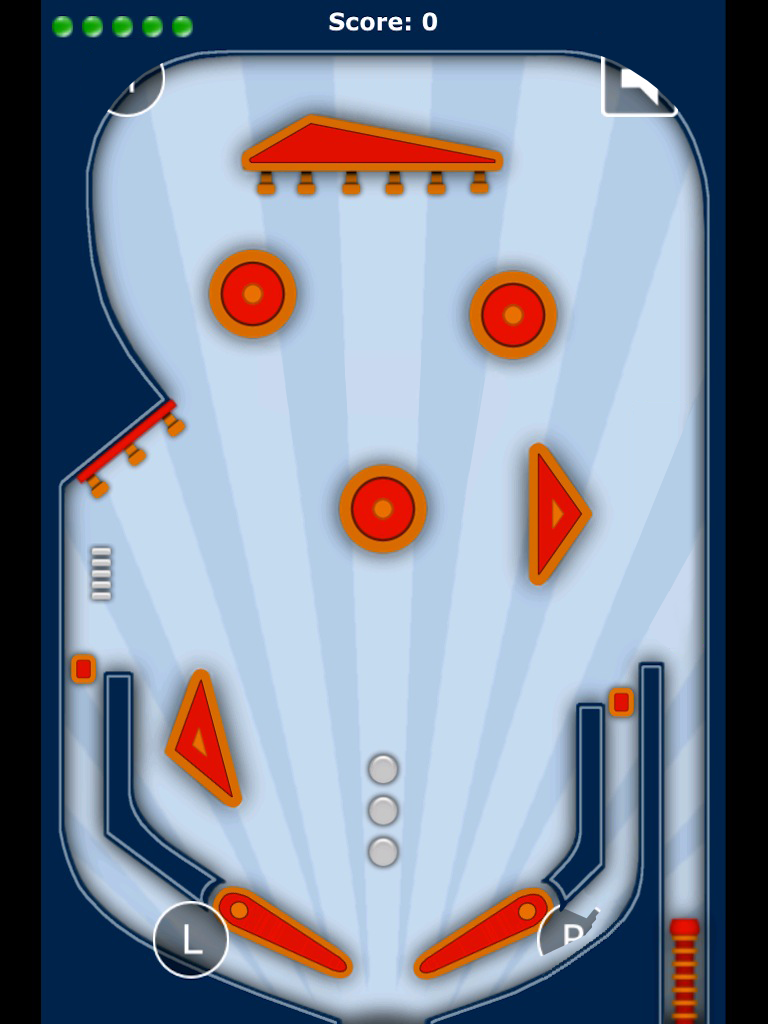
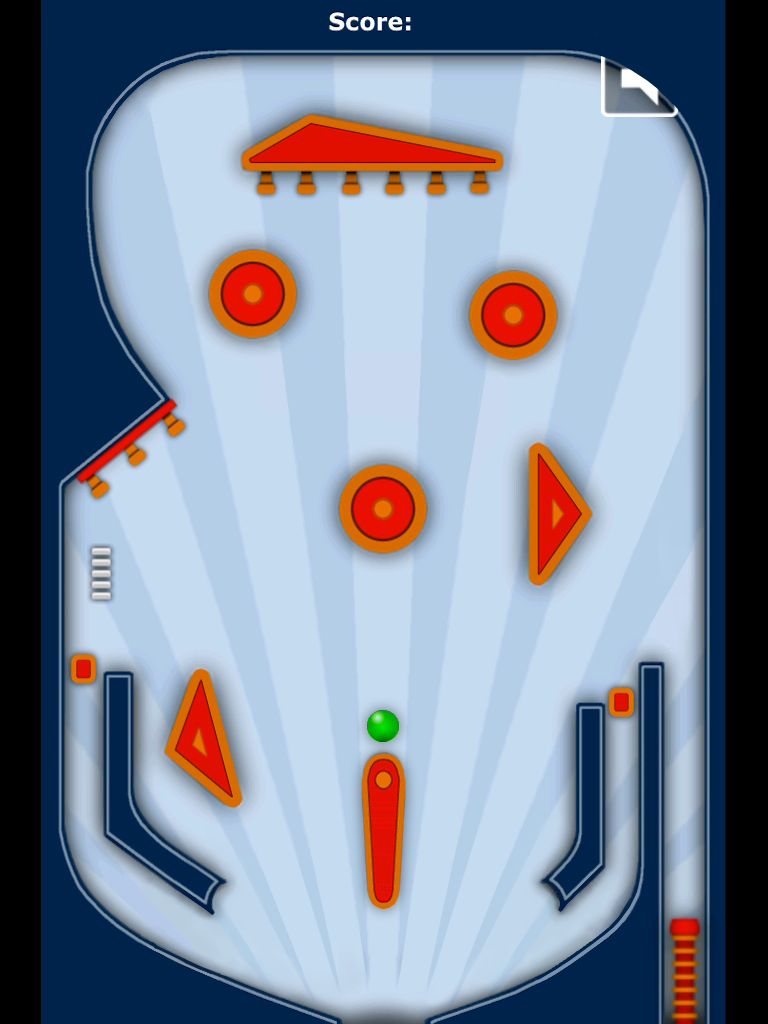
Revision of a layered 768 x 1024 image; what changed, layer by layer:
added layer "FLIPPER" above "BALL" over 350, 739, 418, 922
moved "BALL" above "LIVES", painted on it over 355, 403, 696, 756
added group "GENERAL" with 5 layers above "LEFT" over 100, 54, 696, 997
added layer "Capa 14" in group "GENERAL" over 100, 54, 213, 188
moved "LEFT BACK" into group "GENERAL", painted on it, masked it over 646, 403, 696, 584
added layer "Capa 5" in group "GENERAL" over 530, 875, 641, 984
added group "LEFT" with 8 layers above "RIGHT" over 105, 788, 370, 1024
added layer "Capa 13" in group "LEFT" over 142, 870, 360, 1003
added layer "Capa 10" in group "LEFT" over 136, 938, 221, 992
added layer "Capa 11 copia 5" in group "LEFT" over 177, 944, 218, 975
added layer "Capa 11 copia 4" in group "LEFT" over 140, 924, 341, 1024
added layer "Capa 11 copia 3" in group "LEFT" over 140, 924, 341, 1024
added layer "Capa 12" in group "LEFT" over 116, 872, 258, 989
added layer "Capa 3 copia" in group "LEFT" over 105, 835, 243, 933
added layer "Capa 9 copia" in group "LEFT" over 145, 788, 370, 1009
added group "RIGHT" with 3 layers above "Capa 2" over 391, 787, 624, 1010
moved "Capa 3" into group "RIGHT", painted on it over 526, 830, 623, 929
removed layer "BOTTOM" over 541, 917, 627, 982
removed layer "Capa 4" over 563, 885, 599, 919
added layer "Capa 9" in group "RIGHT" over 391, 787, 621, 1010
moved "Capa 6 copia 3" into group "RIGHT", painted on it, masked it over 535, 900, 624, 975
painted on "Capa 2" over 48, 6, 604, 959
